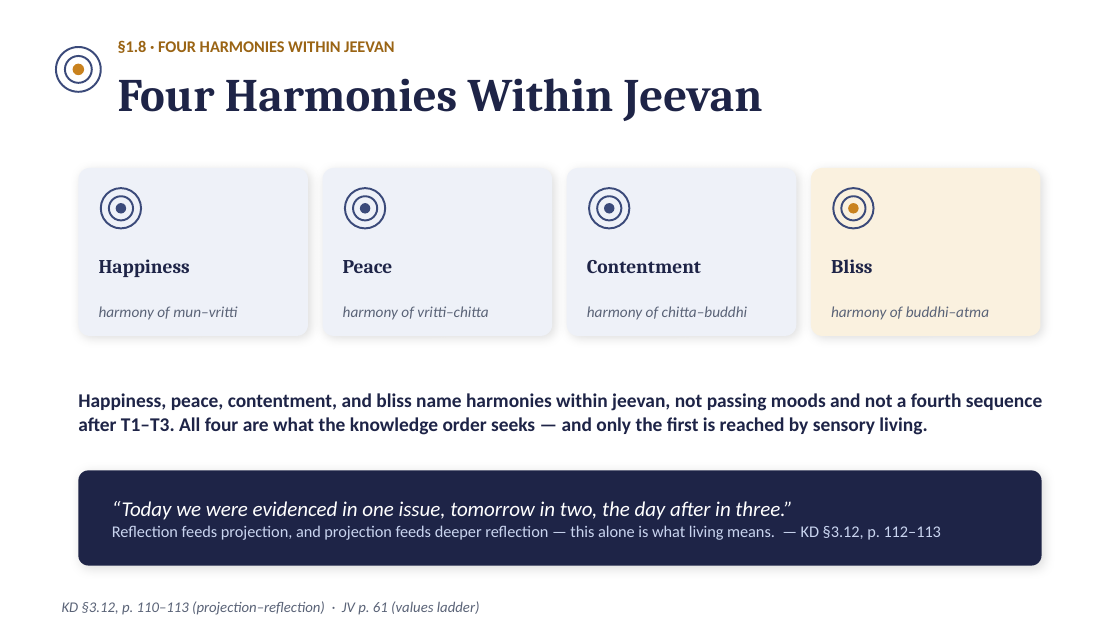
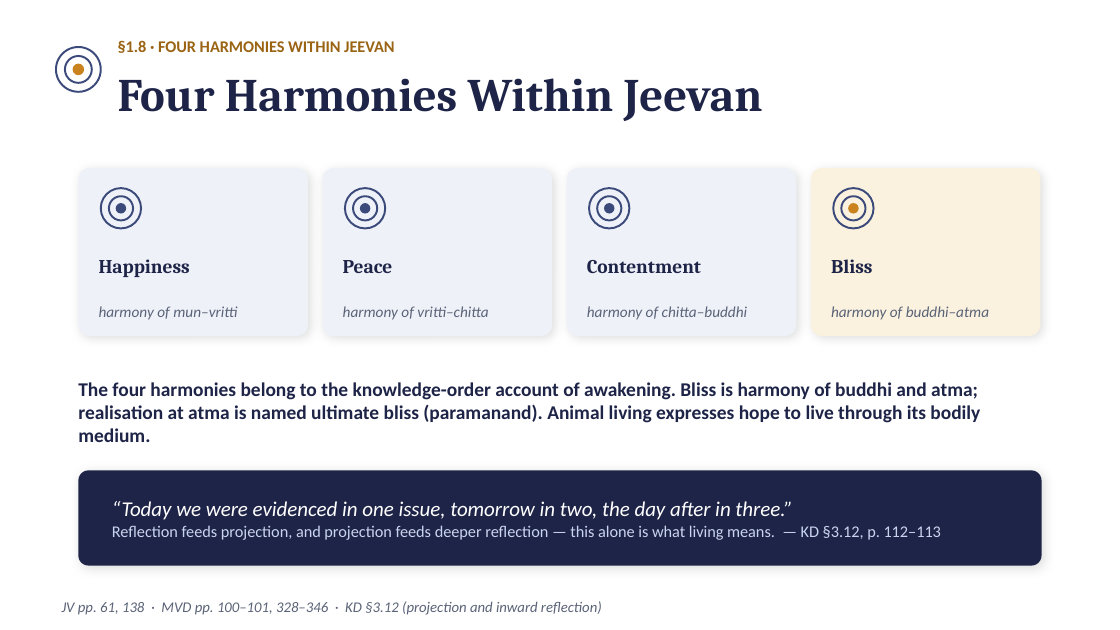
Before and after one commit to raghavamohan/AnalyticMadhyasthDarshan, a slide deck: slide 19 of Studies/The-Ontology-of-Coexistence/The-Ontology-of-Existence-Madhyasth-Darshan.pptx. Drawn at 1120x630 pixels with LibreOffice and Linux fonts; fonts in the diff are those of the drawing. Boxes give left, top, right and bottom in pixels: in the first picture for what was removed or moved away, otherwise in the second. Text is boxed around its words. In the diff, an @@ line names an element or a change of style, - is before the commit and + after.

```diff
--- a/Studies/The-Ontology-of-Coexistence/The-Ontology-of-Existence-Madhyasth-Darshan.pptx
+++ b/Studies/The-Ontology-of-Coexistence/The-Ontology-of-Existence-Madhyasth-Darshan.pptx
@@ text at (x1=78, y1=382, x2=980, y2=442): text changed @@
-Happiness, peace, contentment, and bliss name harmonies within jeevan, not passing moods and not a fourth sequence after T1–T3. All four are what the knowledge order seeks — and only the first is reached by sensory living.
+The four harmonies belong to the knowledge-order account of awakening. Bliss is harmony of buddhi and atma; realisation at atma is named ultimate bliss (paramanand). Animal living expresses hope to live through its bodily medium.
@@ text at (x1=62, y1=601, x2=602, y2=615): text changed @@
-KD §3.12, p. 110–113 (projection–reflection) · JV p. 61 (values ladder)
+JV pp. 61, 138 · MVD pp. 100–101, 328–346 · KD §3.12 (projection and inward reflection)
```
Also in this commit, not shown: 13 other slides changed, 1 slide added, 9 other files.
